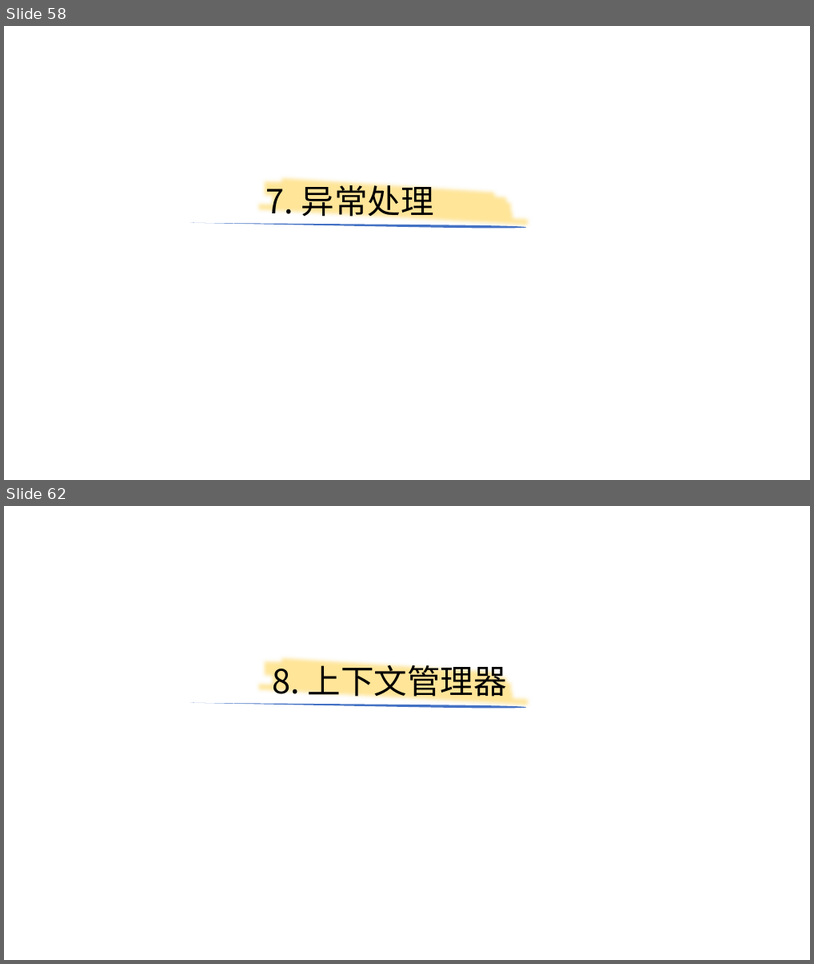
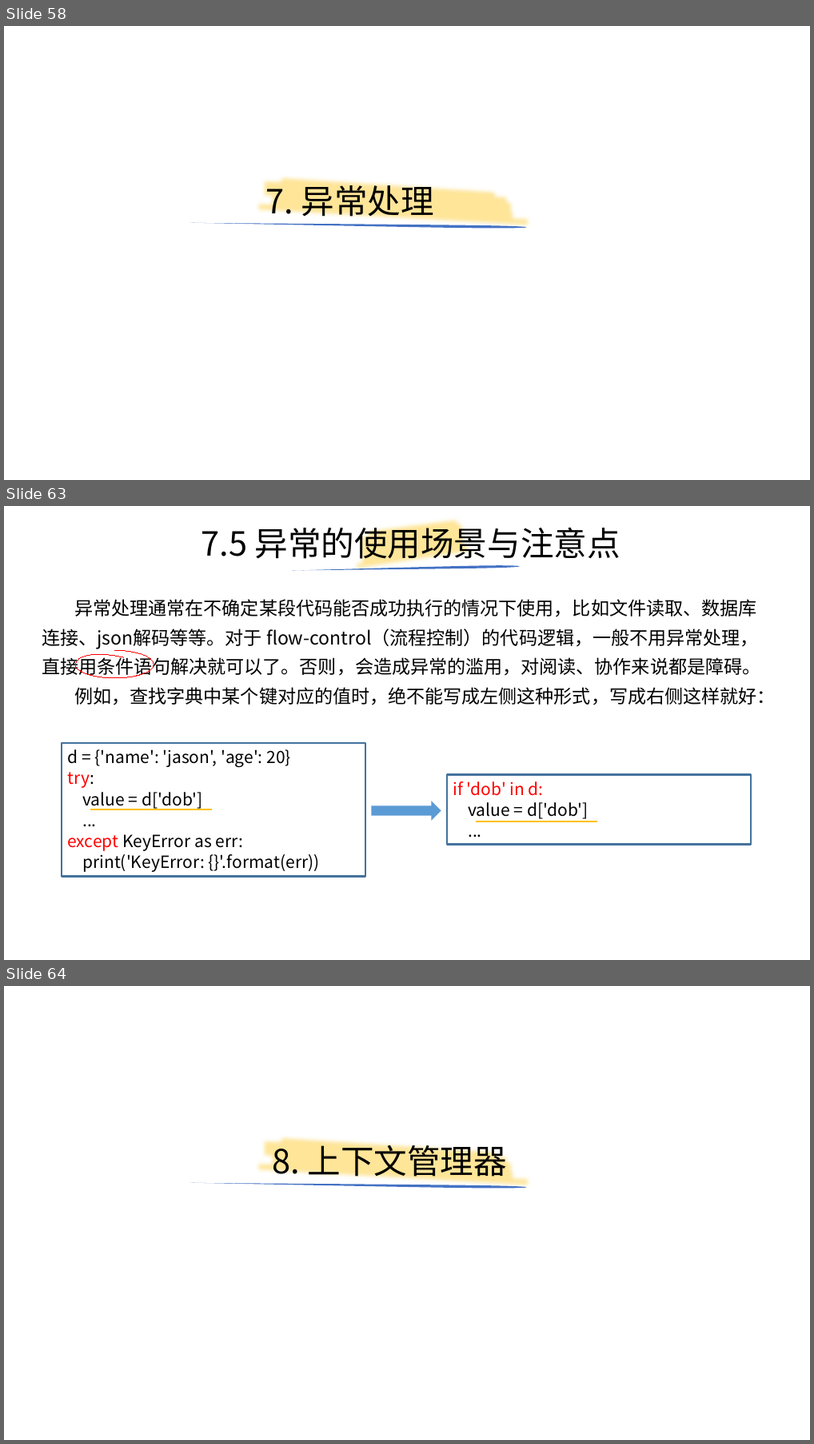
Before and after one commit to yiwenliu/CorePython, a slide deck: PPT/CorePython.pptx. Shown one above the other, each under a label of ours: slides 58 and 62 before the commit, slides 58, 63 and 64 after it; the slides between them are not shown. The pictures are 814x964 and 814x1444 pixels, drawn with LibreOffice and Linux fonts; fonts in the diff are those of the drawing. Boxes give left, top, right and bottom in pixels: in the first picture for what was removed or moved away, otherwise in the second. Text is boxed around its words. In the diff, an @@ line names an element or a change of style, - is before the commit and + after.

```diff
--- a/PPT/CorePython.pptx
+++ b/PPT/CorePython.pptx
@@ slide 63 added at (4, 506, 810, 960), background #FFFFFF @@
@@ title added at (201, 522, 620, 564), 39.6 pt, text #000000 @@
+7.5 异常的使用场景与注意点
@@ freeform shape added at (353, 506, 476, 586), outline #FFE699 16 pt @@
@@ freeform shape added at (291, 565, 520, 570), fill #4472C4 @@
@@ text added at (42, 599, 775, 705), 22 pt, text #000000 @@
+异常处理通常在不确定某段代码能否成功执行的情况下使用，比如文件读取、数据库连接、json解码等等。对于 flow-control（流程控制）的代码逻辑，一般不用异常处理，直接用条件语句解决就可以了。否则，会造成异常的滥用，对阅读、协作来说都是障碍。
+例如，查找字典中某个键对应的值时，绝不能写成左侧这种形式，写成右侧这样就好：
@@ freeform shape added at (75, 650, 154, 678), outline #FF0000 0.75 pt @@
@@ rectangle added at (62, 743, 365, 876), outline #43739E 2.25 pt, 20 pt, text #000000 @@
+d = {'name': 'jason', 'age': 20}
+try:
+value = d['dob']
+...
+except KeyError as err:
+print('KeyError: {}'.format(err))
@@ rectangle added at (447, 775, 751, 844), outline #43739E 2.25 pt, 20 pt, text #000000 @@
+if 'dob' in d:
+value = d['dob']
+...
@@ line added from (91, 810) to (212, 810), #FFC000 2.25 pt @@
@@ right arrow added at (372, 800, 442, 820), fill #5B9BD5 @@
@@ line added from (477, 821) to (598, 821), #FFC000 2.25 pt @@
@@ what was slide 62 is now slide 64 @@
```
Also in this commit, not shown: 3 slides changed, 2 other slides added, 2 other files.
